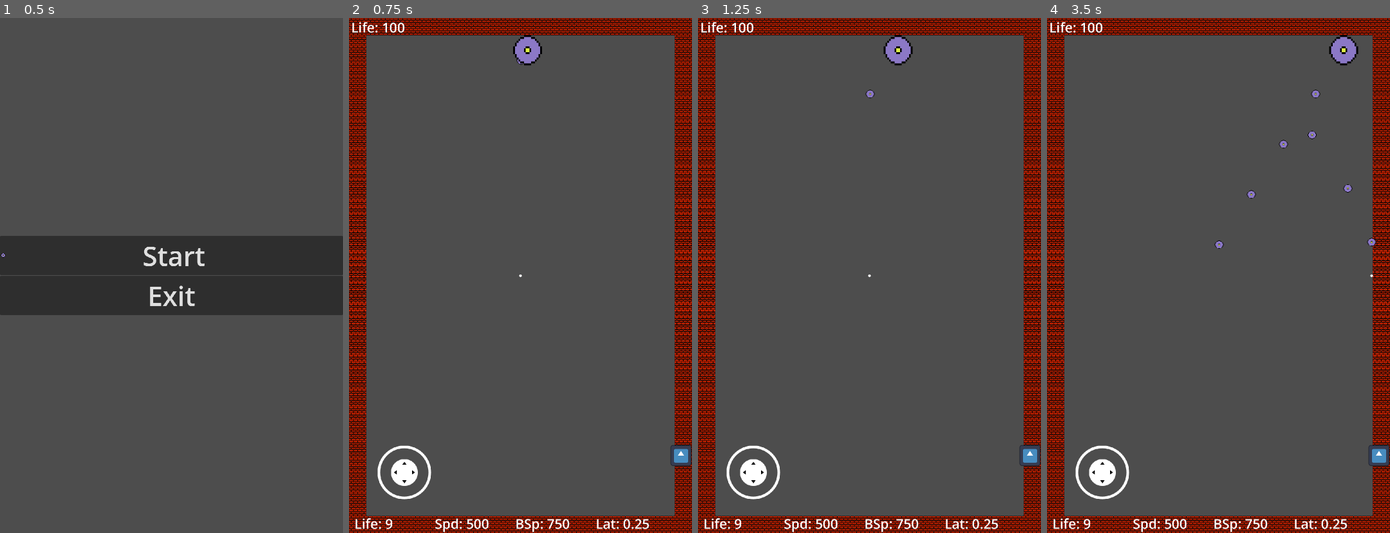
Above: before the commit, frames 1-4 (left to right).
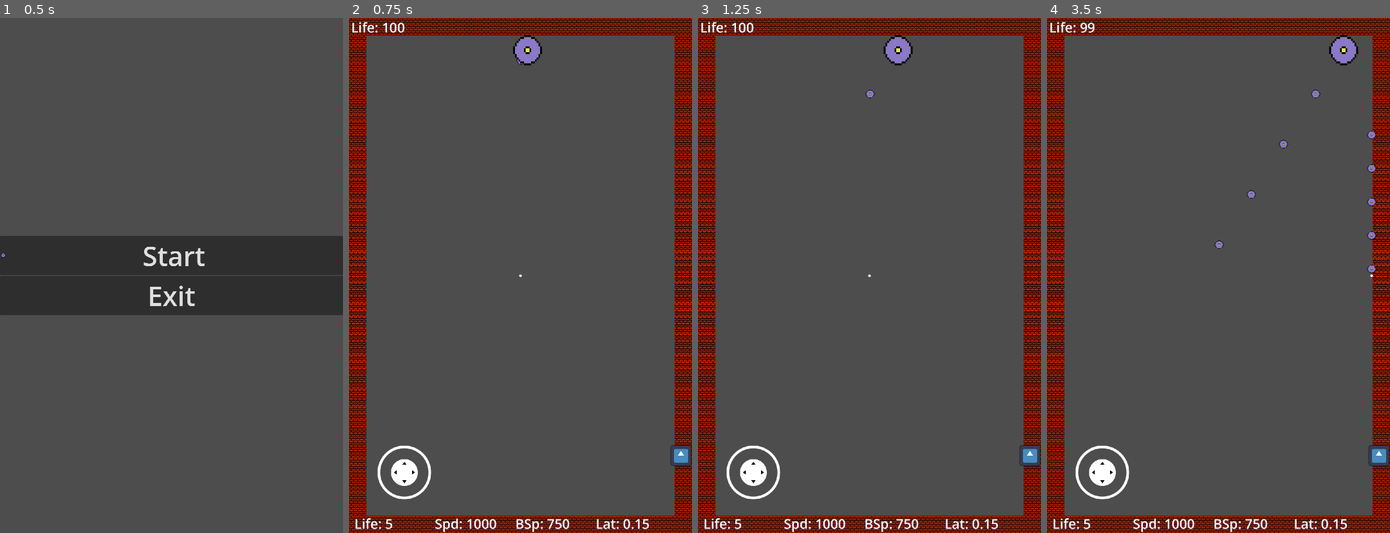
Above: after the commit, the same moments.

Repository: SalixeGames/ClassicalBulletHell
Game: Godot game, scene res://main_menu.tscn
The game is run twice, just before and just after one commit, with the same random seed, the same clock (stepped at 60 frames per second) and the same inputs. The engine's default icon, where the game draws it, is replaced by a stand-in: a white triangle on a blue panel in a dark square.
Inputs (mouse positions are in pixels of both pictures, inside the frame that each line leads up to):
- Up to frame 1 (0.5 s): no input
- Up to frame 2 (0.75 s): click "Start" at 0.5 s
- Up to frame 3 (1.25 s): no input
- Up to frame 4 (3.5 s): move the mouse to (1293, 249) at 1.27 s; hold D (move_right) 1.28-2 s; hold Space (shoot) 1.28-2 s; click (1293, 249) at 1.42 s; drag from (1149, 301) to (1218, 141) at 2.02 s; move the mouse to (1252, 162) at 2.77 s; hold D (move_right) from 2.78 s (still down); hold Space (shoot) from 2.78 s (still down)

Frame 1 is identical in both runs. In frame 2, 0.1% of the frame differs, in the area x 10-86%, y 97-100%; in frame 3, 0.1%; in frame 4, 0.4%, in the area x 9-97%, y 0-100%.

Commit message:
* parametres innitiaux

Diff:
--- a/level_test.tscn
+++ b/level_test.tscn
@@ -24,7 +24,7 @@
 script = ExtResource("5_ieeel")
 init_angle = -1.571
 n_angles = 1
-latency = 0.25
+latency = 0.15
 projectile = ExtResource("6_5ypvy")
 projectile_speed = 750.0
 
@@ -49,8 +49,8 @@
 
 [node name="Hero" parent="." instance=ExtResource("1_38w8d")]
 patterns = Array[ExtResource("5_ieeel")]([SubResource("Resource_r5uji")])
-life = 9
-speed = 500.0
+life = 5
+speed = 1000.0
 
 [node name="Camera2D" type="Camera2D" parent="."]
 
